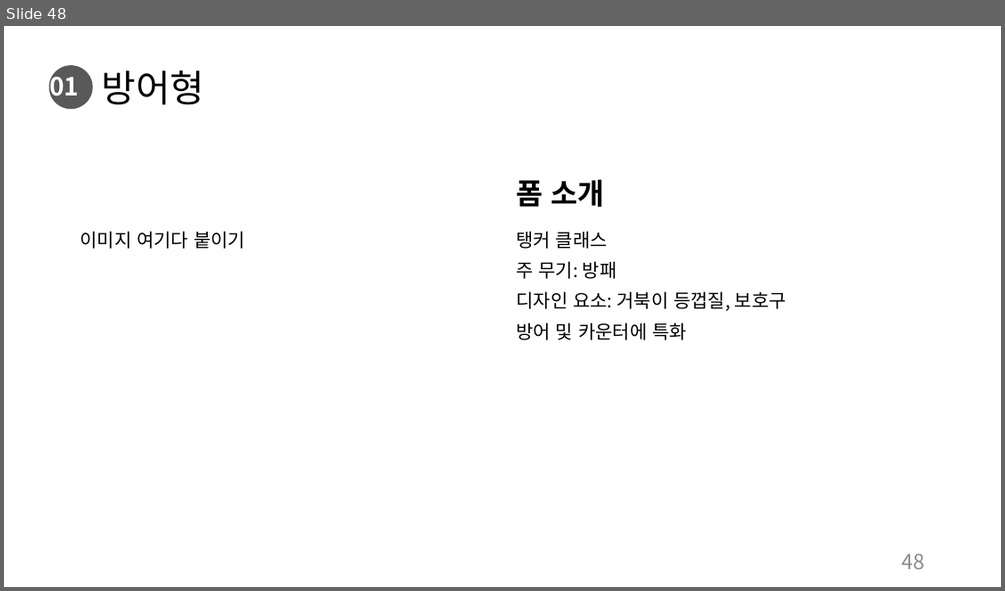
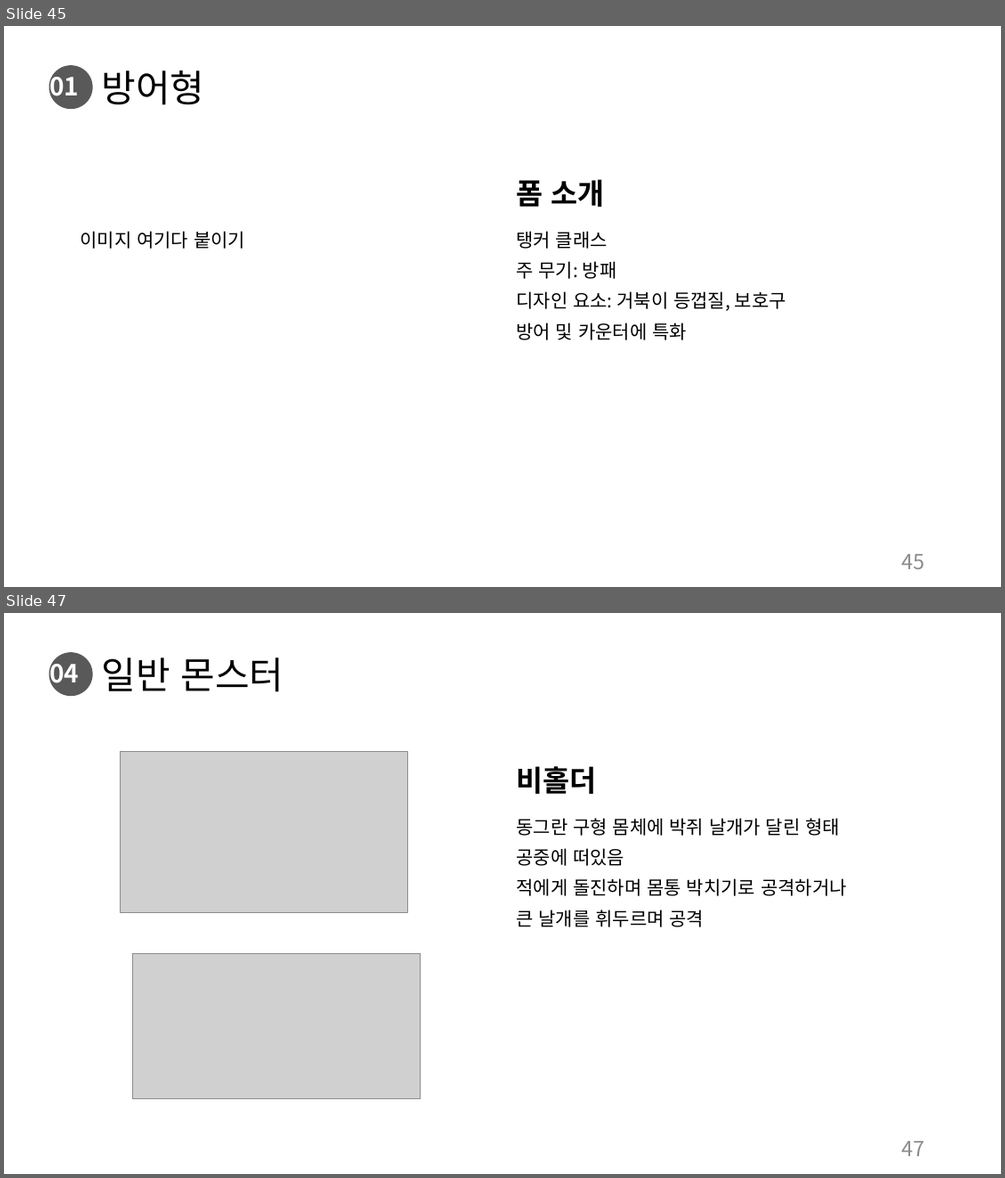
Before and after one commit to charobe/HDB, a slide deck: 조영욱/하자 드 바이오.pptx. Shown one above the other, each under a label of ours: slide 48 before the commit, slides 45 and 47 after it; the slides between them are not shown. The pictures are 1005x591 and 1005x1178 pixels, drawn with LibreOffice and Linux fonts; fonts in the diff are those of the drawing; grey boxes stand for pictures. Boxes give left, top, right and bottom in pixels: in the first picture for what was removed or moved away, otherwise in the second. Text is boxed around its words. In the diff, an @@ line names an element or a change of style, - is before the commit and + after.

```diff
--- a/조영욱/하자 드 바이오.pptx
+++ b/조영욱/하자 드 바이오.pptx
@@ slide 47 added at [4, 613, 1001, 1174], background #FFFFFF; not listed: 1 template element that a slide beside it also shows @@
@@ text added at [49, 657, 79, 690], 24 pt, text #FFFFFF, bold @@
+04
@@ title added at [102, 657, 284, 692], 36 pt, text #000000 @@
+일반 몬스터
@@ picture added at [120, 751, 408, 913] @@
@@ text added at [516, 766, 596, 794], 28 pt, text #000000, bold @@
+비홀더
@@ text added at [516, 818, 847, 927], 18 pt, text #000000 @@
+동그란 구형 몸체에 박쥐 날개가 달린 형태
+공중에 떠있음
+적에게 돌진하며 몸통 박치기로 공격하거나
+큰 날개를 휘두르며 공격
@@ picture added at [133, 953, 421, 1098] @@
@@ page number added at [902, 1141, 925, 1156], 20 pt, text #8C8C8C @@
+47
@@ what was slide 48 is now slide 45 @@
@@ page number at [902, 554, 925, 569]: text changed @@
-48
+45
```
Also in this commit, not shown: 4 slides changed, 6 other slides added.
